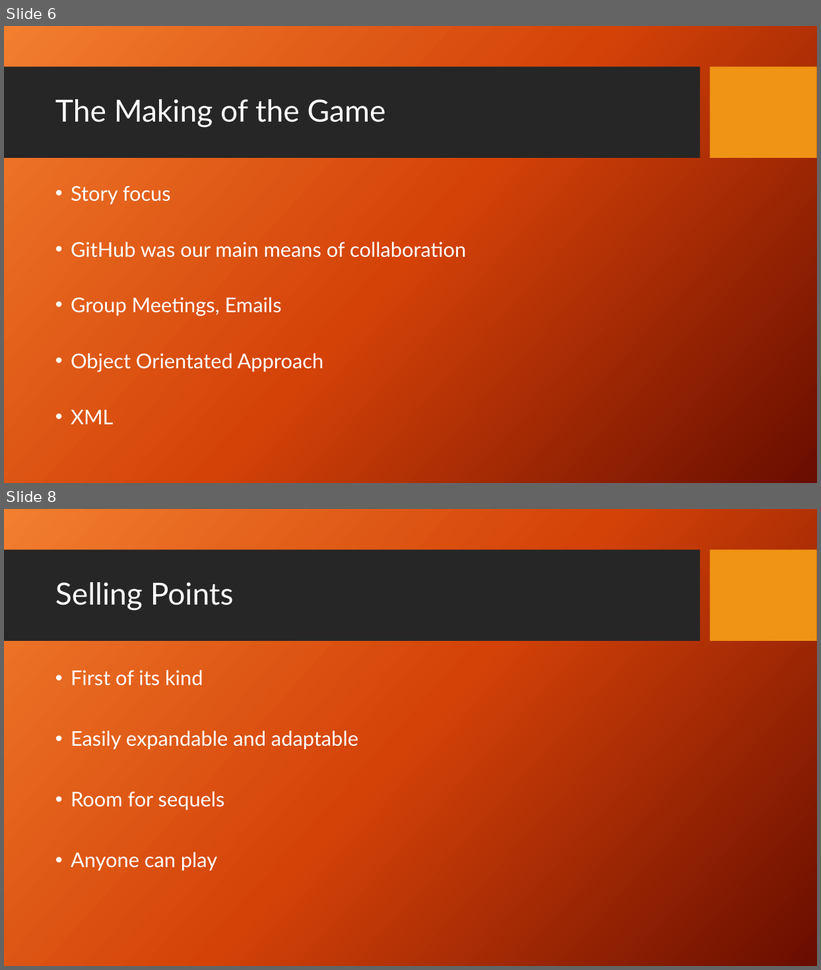
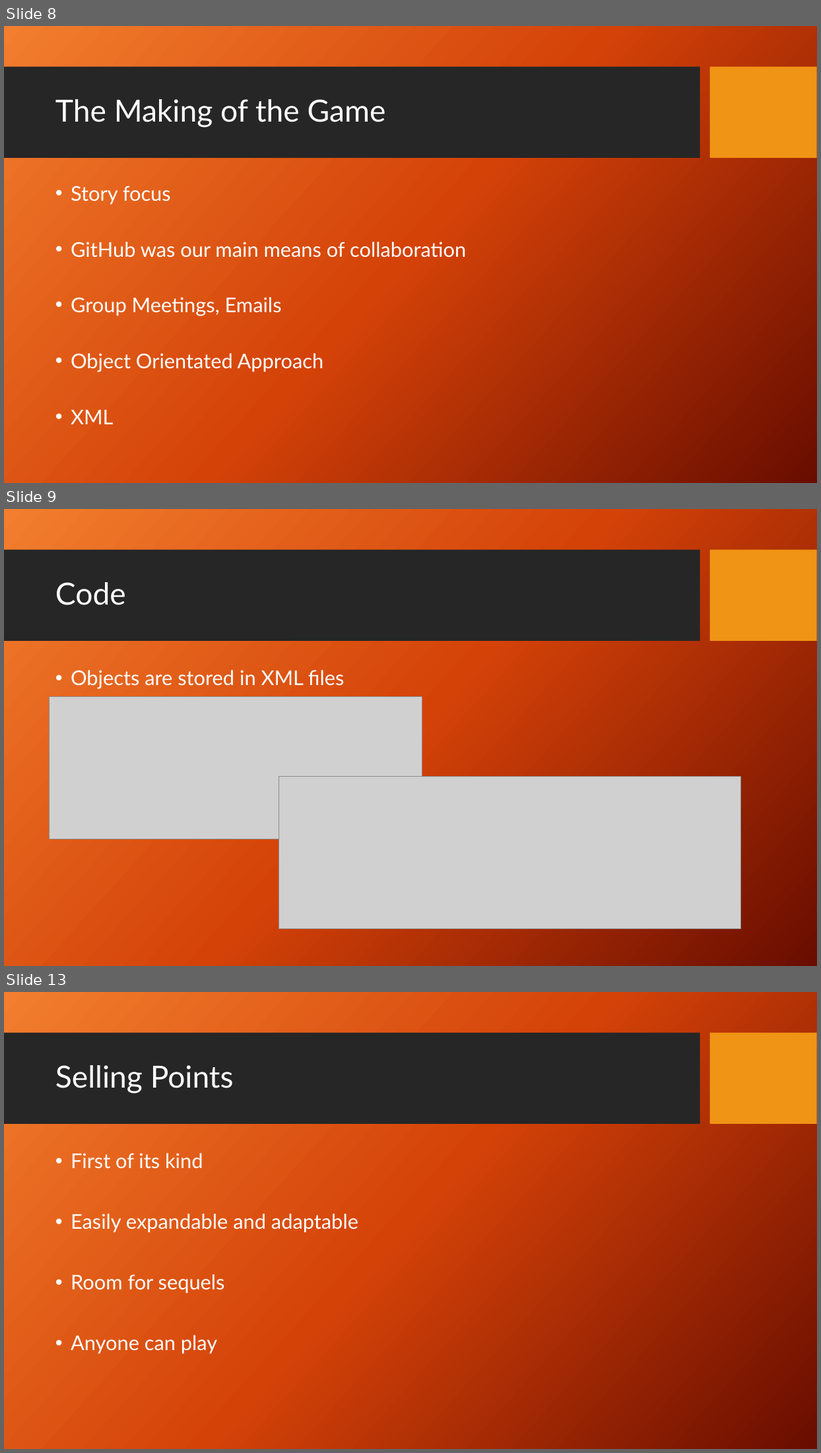
Before and after one commit to hmk3r/A-Day-in-the-Kremlin, a slide deck: A Day in the Kremlin.pptx. Shown one above the other, each under a label of ours: slides 6 and 8 before the commit, slides 8, 9 and 13 after it; the slides between them are not shown. The pictures are 821x970 and 821x1453 pixels, drawn with LibreOffice and Linux fonts; fonts in the diff are those of the drawing; grey boxes stand for pictures; background and template pictures are left out. Boxes give left, top, right and bottom in pixels: in the first picture for what was removed or moved away, otherwise in the second. Text is boxed around its words. In the diff, an @@ line names an element or a change of style, - is before the commit and + after.

```diff
--- a/A Day in the Kremlin.pptx
+++ b/A Day in the Kremlin.pptx
@@ slide 9 added at [4, 509, 817, 966], background picture (left out); not listed: 2 template elements that a slide beside it also shows @@
@@ title added at [55, 582, 126, 605], 36 pt, text #FFFFFF @@
+Code
@@ text added at [71, 670, 345, 689], 24 pt, text #FFFFFF @@
+• Objects are stored in XML files
@@ picture added at [49, 697, 422, 839] @@
@@ picture added at [279, 776, 741, 929] @@
@@ what was slide 6 is now slide 8 @@
@@ what was slide 8 is now slide 13 @@
```
Also in this commit, not shown: 5 other slides added, 1 slide removed, 2 other files.
